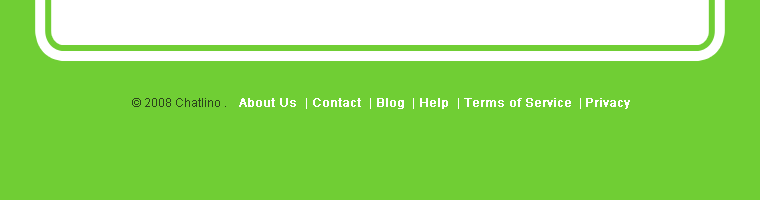
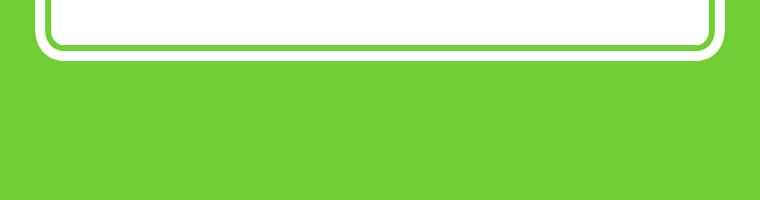
Layers edited between the first and the second 760×200 image:
hid "© 2008 Chatlino . About Us" over [132, 98, 630, 109]
